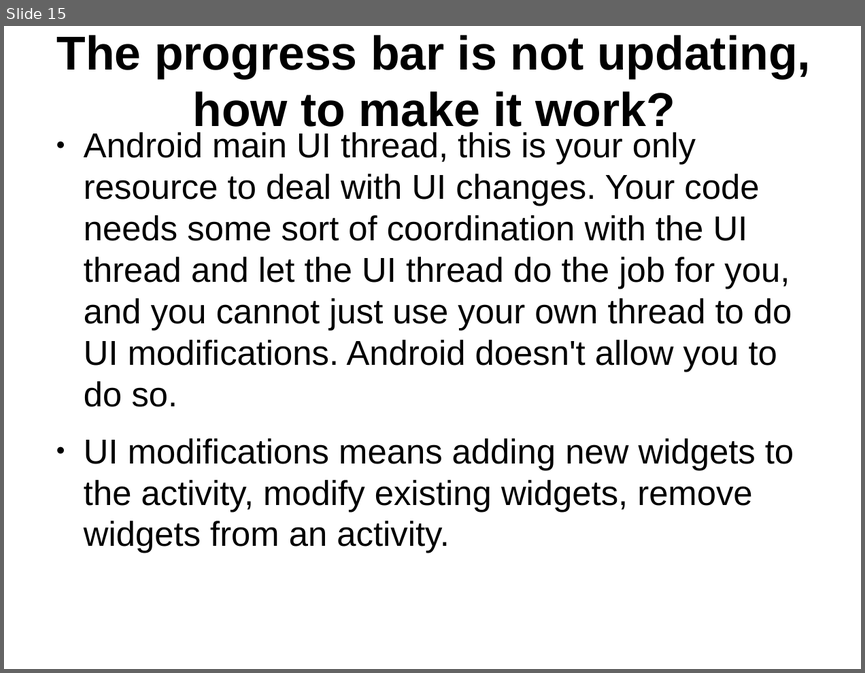
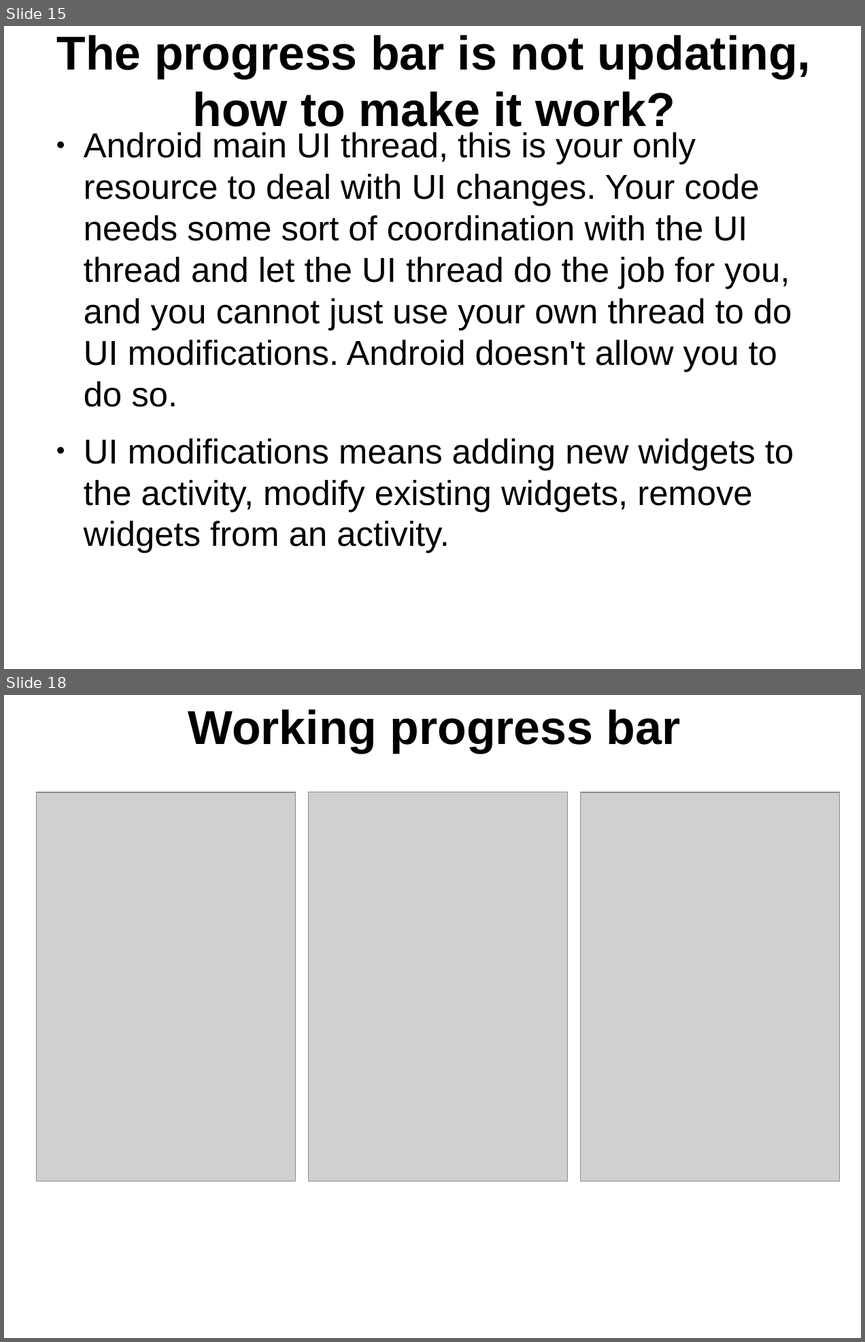
Before and after one commit to thegreatdao/testa, a slide deck: assets/android2.odp. Shown one above the other, each under a label of ours: slide 15 before the commit, slides 15 and 18 after it; the slides between them are not shown. The pictures are 865x673 and 865x1342 pixels, drawn with LibreOffice and Linux fonts; fonts in the diff are those of the drawing; grey boxes stand for pictures. Boxes give left, top, right and bottom in pixels: in the first picture for what was removed or moved away, otherwise in the second. Text is boxed around its words. In the diff, an @@ line names an element or a change of style, - is before the commit and + after.

```diff
--- a/assets/android2.odp
+++ b/assets/android2.odp
@@ slide 18 added at bbox=[4, 695, 861, 1338], background #FFFFFF @@
@@ title added at bbox=[188, 709, 681, 753], 44 pt, text #000000, bold @@
+Working progress bar
@@ picture added at bbox=[37, 792, 296, 1181] @@
@@ picture added at bbox=[309, 792, 568, 1181] @@
@@ picture added at bbox=[581, 792, 840, 1181] @@
```
Also in this commit, not shown: 1 slide changed, 5 other slides added, 1 slide removed, 4 other files.
